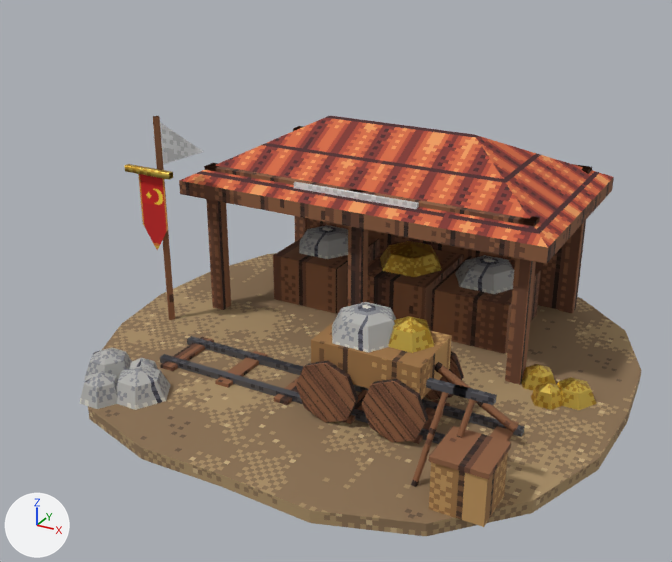
Before and after pictures for a commit that changed the Blender file art_source/blender/ottomans/mining_camp.blend.
Both versions are drawn from a 50 mm camera at (2.57, -5.12, 3.08) aimed at (-0.09, -0.28, 0.66). Lighting does not change. The marker at lower left points along +X, +Y and +Z. The picture after the commit comes second.

Objects in the first picture: 'ottomans_mining_camp'.
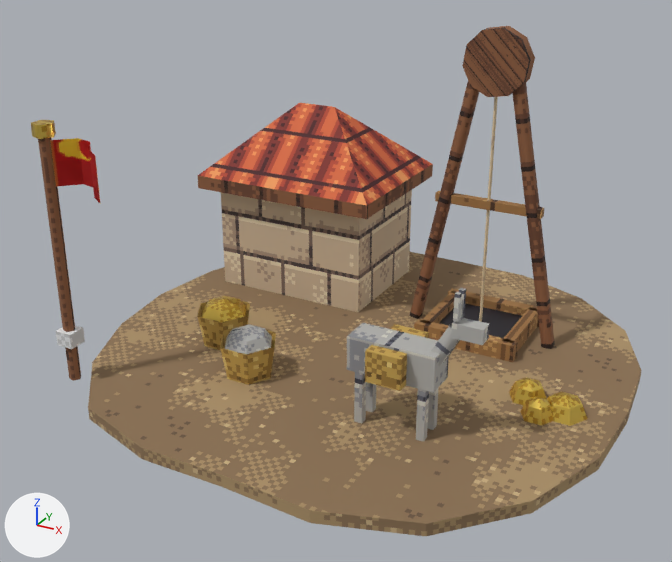
Where the change shows, as pixel boxes [x1, y1, x2, y2] in the pictures (672 x 562 px; the box of a moved part takes in the faces that stretch with it):
'ottomans_mining_camp', reshaped (9% wider, 21% taller): before [80, 116, 641, 536]; after [31, 26, 641, 536]
part 1 of me_ottomans_mining_camp, moved or reshaped: before [153, 116, 175, 320]; after [513, 82, 555, 349]
part 2 of me_ottomans_mining_camp, deleted (brown): before [80, 116, 614, 527]
part 3 of me_ottomans_mining_camp, reshaped: before [161, 354, 596, 442]; after [31, 26, 588, 442]

Patch to the scene script:
```diff
--- a/art_source/blender/ottomans/mining_camp.blend.py
+++ b/art_source/blender/ottomans/mining_camp.blend.py
@@ img_pe_stonewarm @@
+img_pe_stonewarm = load_image('PE_StoneWarm', '../../textures/materials/PE_StoneWarm.png', 64, 64, 'sRGB')
@@ img_pe_felt @@
+img_pe_felt = load_image('PE_Felt', '../../textures/materials/PE_Felt.png', 64, 64, 'sRGB')
@@ img_pe_window @@
+img_pe_window = load_image('PE_Window', '../../textures/materials/PE_Window.png', 64, 64, 'sRGB')
@@ img_pe_thatch @@
+img_pe_thatch = load_image('PE_Thatch', '../../textures/materials/PE_Thatch.png', 64, 64, 'sRGB')
@@ mat_pe_stonewarm @@
+mat_pe_stonewarm = principled_material('PE_StoneWarm')
+mat_pe_stonewarm.texture = img_pe_stonewarm
+mat_pe_stonewarm.roughness = 0.9
@@ mat_pe_felt @@
+mat_pe_felt = principled_material('PE_Felt')
+mat_pe_felt.texture = img_pe_felt
+mat_pe_felt.roughness = 1.0
@@ mat_pe_window @@
+mat_pe_window = principled_material('PE_Window')
+mat_pe_window.texture = img_pe_window
+mat_pe_window.roughness = 0.6
@@ mat_pe_thatch @@
+mat_pe_thatch = principled_material('PE_Thatch')
+mat_pe_thatch.texture = img_pe_thatch
+mat_pe_thatch.roughness = 1.0
@@ me_ottomans_mining_camp @@
 # used by ob_ottomans_mining_camp; location = (0.0, 0.0, 0.0)
-me_ottomans_mining_camp.from_pydata(...)  # 1307 vertices, 371 faces; spans x -1.79..1.78, y -1.75..1.74, z 0.0..1.58
+me_ottomans_mining_camp.from_pydata(...)  # 811 vertices, 241 faces; spans x -1.79..1.78, y -1.75..1.74, z 0.0..2.2
+# me_ottomans_mining_camp part 1: the loose piece of 8 vertices spanning x -1.48..-1.42, y -0.33..-0.27, z 0.08..1.58 is multiplied about its middle by the matrix ((0.886, 0.903, -0.253), (-0.921, 0.903, 0.0), (0.177, 0.181, 1.265)), then moved by (2.36, 0.9, 0.2)
+# me_ottomans_mining_camp part 2: 293 loose pieces with 1181 vertices, spanning x -1.64..1.59, y -1.53..1.43, z 0.07..1.55, are deleted
+# me_ottomans_mining_camp part 3: 52 vertices removed from x -1.1..1.59, y -0.99..0.0, z 0.08..0.5; 737 vertices added at x -1.62..1.59, y -1.42..1.47, z 0.07..2.2
 me_ottomans_mining_camp.materials.append(mat_pe_dirt)
@@ me_ottomans_mining_camp @@
 me_ottomans_mining_camp.materials.append(mat_pe_gold)
-me_ottomans_mining_camp.materials.append(mat_pe_iron)  # picture img_pe_iron
 me_ottomans_mining_camp.materials.append(mat_pe_woodlight)
 me_ottomans_mining_camp.materials.append(mat_pe_banner_ottomans)
+me_ottomans_mining_camp.materials.append(mat_pe_stonewarm)  # picture img_pe_stonewarm
+me_ottomans_mining_camp.materials.append(mat_pe_felt)  # picture img_pe_felt
+me_ottomans_mining_camp.materials.append(mat_pe_window)  # picture img_pe_window
+me_ottomans_mining_camp.materials.append(mat_pe_thatch)  # picture img_pe_thatch
```
